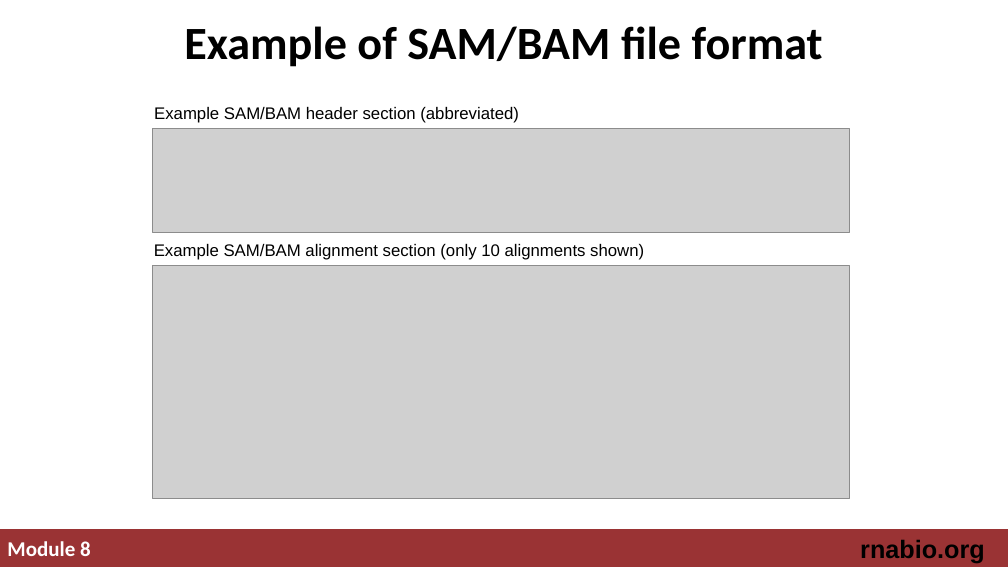
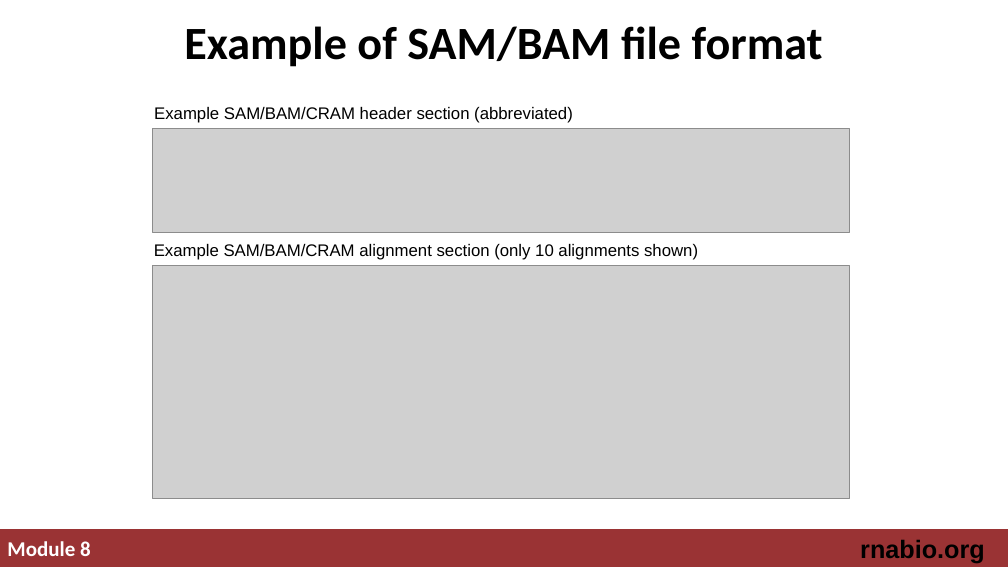
Before and after one commit to griffithlab/rnabio.org, a slide deck: slide 3 of assets/lectures/cbw-cshl/2019/mini/RNASeq_MiniLecture_08_02_SAM_BAM_BED.pptx. Drawn at 1008x567 pixels with LibreOffice and Linux fonts; fonts in the diff are those of the drawing; grey boxes stand for pictures. Boxes give left, top, right and bottom in pixels: in the first picture for what was removed or moved away, otherwise in the second. Text is boxed around its words. In the diff, an @@ line names an element or a change of style, - is before the commit and + after.

```diff
--- a/assets/lectures/cbw-cshl/2019/mini/RNASeq_MiniLecture_08_02_SAM_BAM_BED.pptx
+++ b/assets/lectures/cbw-cshl/2019/mini/RNASeq_MiniLecture_08_02_SAM_BAM_BED.pptx
@@ text at <box>154,107,573,123</box>: text changed @@
-Example SAM/BAM header section (abbreviated)
+Example SAM/BAM/CRAM header section (abbreviated)
@@ text at <box>154,244,698,260</box>: text changed @@
-Example SAM/BAM alignment section (only 10 alignments shown)
+Example SAM/BAM/CRAM alignment section (only 10 alignments shown)
```
Also in this commit, not shown: 8 other slides changed, 1 slide added.
